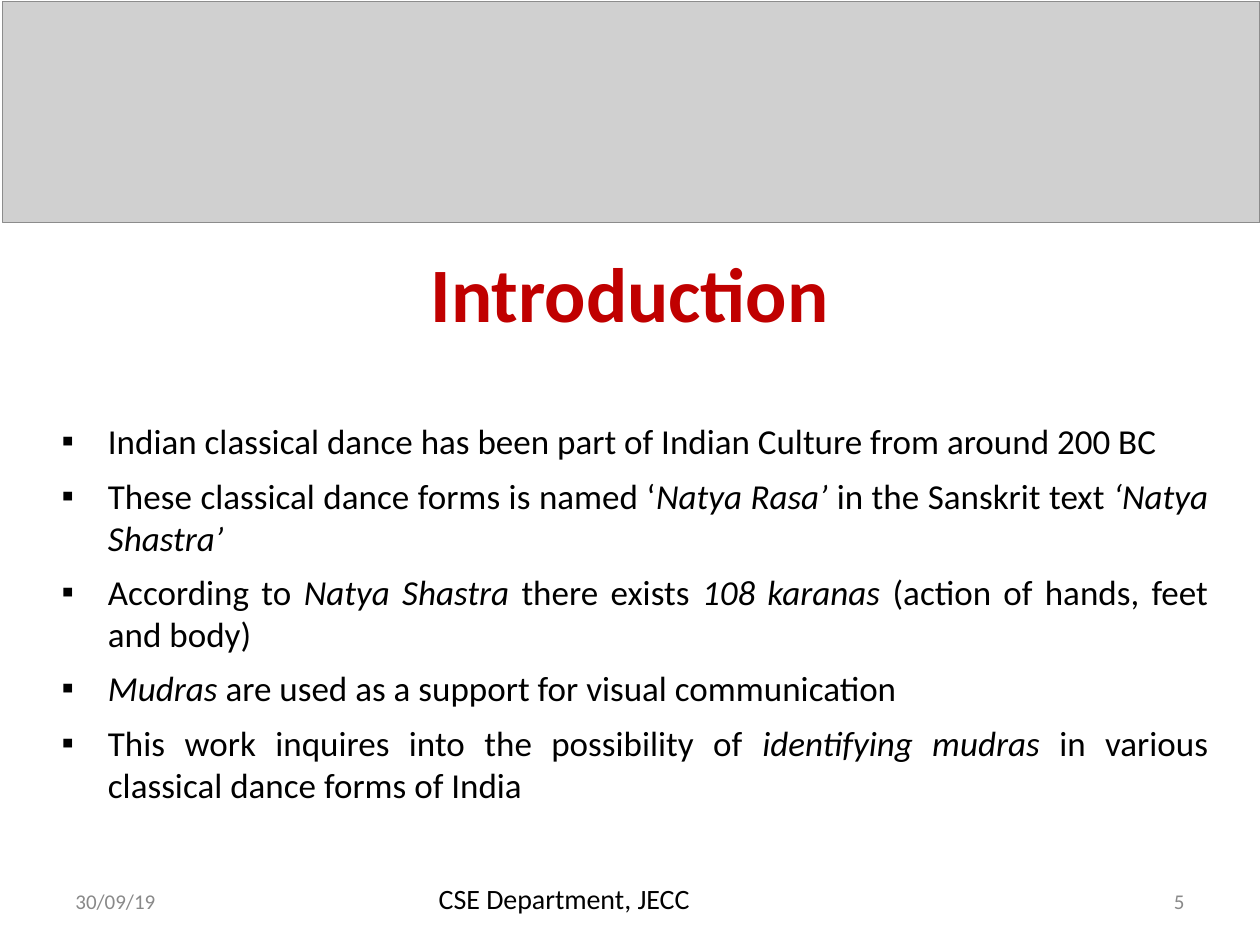
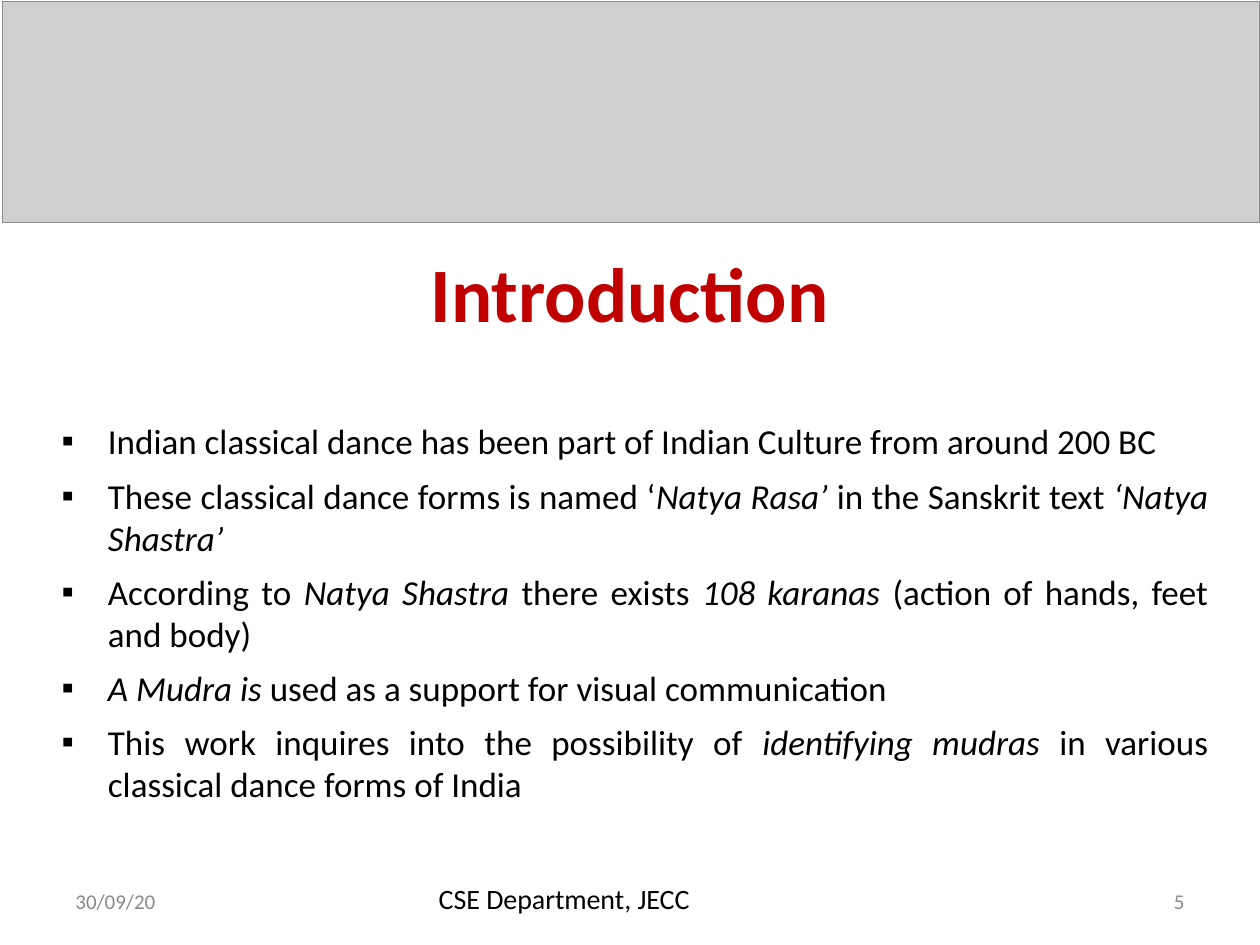
Before and after one commit to saurav-alt/Group15, a slide deck: slide 5 of Group15_Reviews/Mudra Classification Zeroth Review.ppt. Drawn at 1260x945 pixels with LibreOffice and Linux fonts; fonts in the diff are those of the drawing; grey boxes stand for pictures. Boxes give left, top, right and bottom in pixels: in the first picture for what was removed or moved away, otherwise in the second. Text is boxed around its words. In the diff, an @@ line names an element or a change of style, - is before the commit and + after.

```diff
--- a/Group15_Reviews/Mudra Classification Zeroth Review.ppt
+++ b/Group15_Reviews/Mudra Classification Zeroth Review.ppt
@@ text at (x1=108, y1=676, x2=886, y2=707): text changed @@
-▪ Mudras are used as a support for visual communication
+▪ A Mudra is used as a support for visual communication
@@ text at (x1=75, y1=894, x2=155, y2=910): text changed @@
-30/09/19
+30/09/20
```
Also in this commit, not shown: 15 other slides changed.
